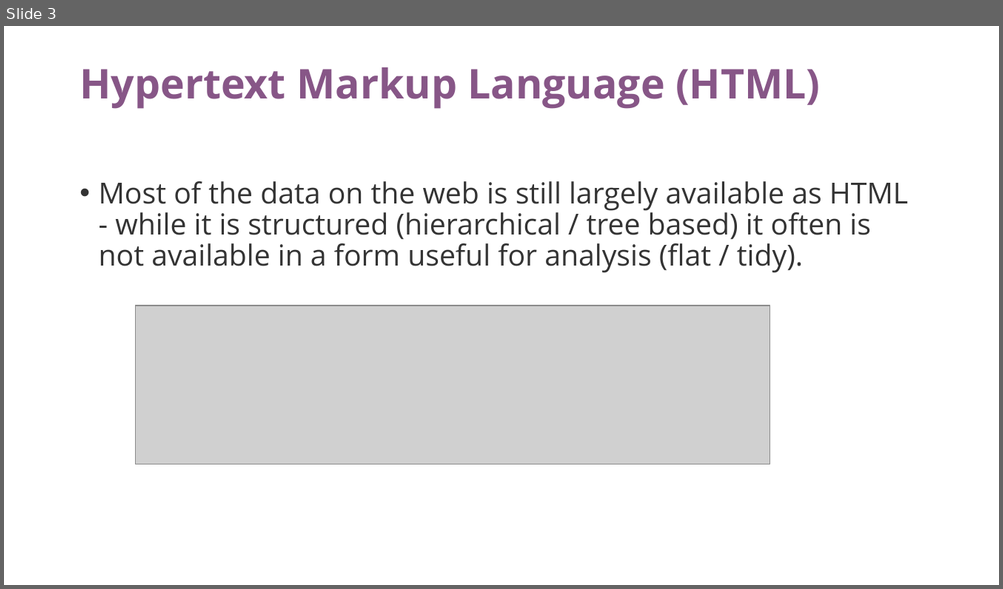
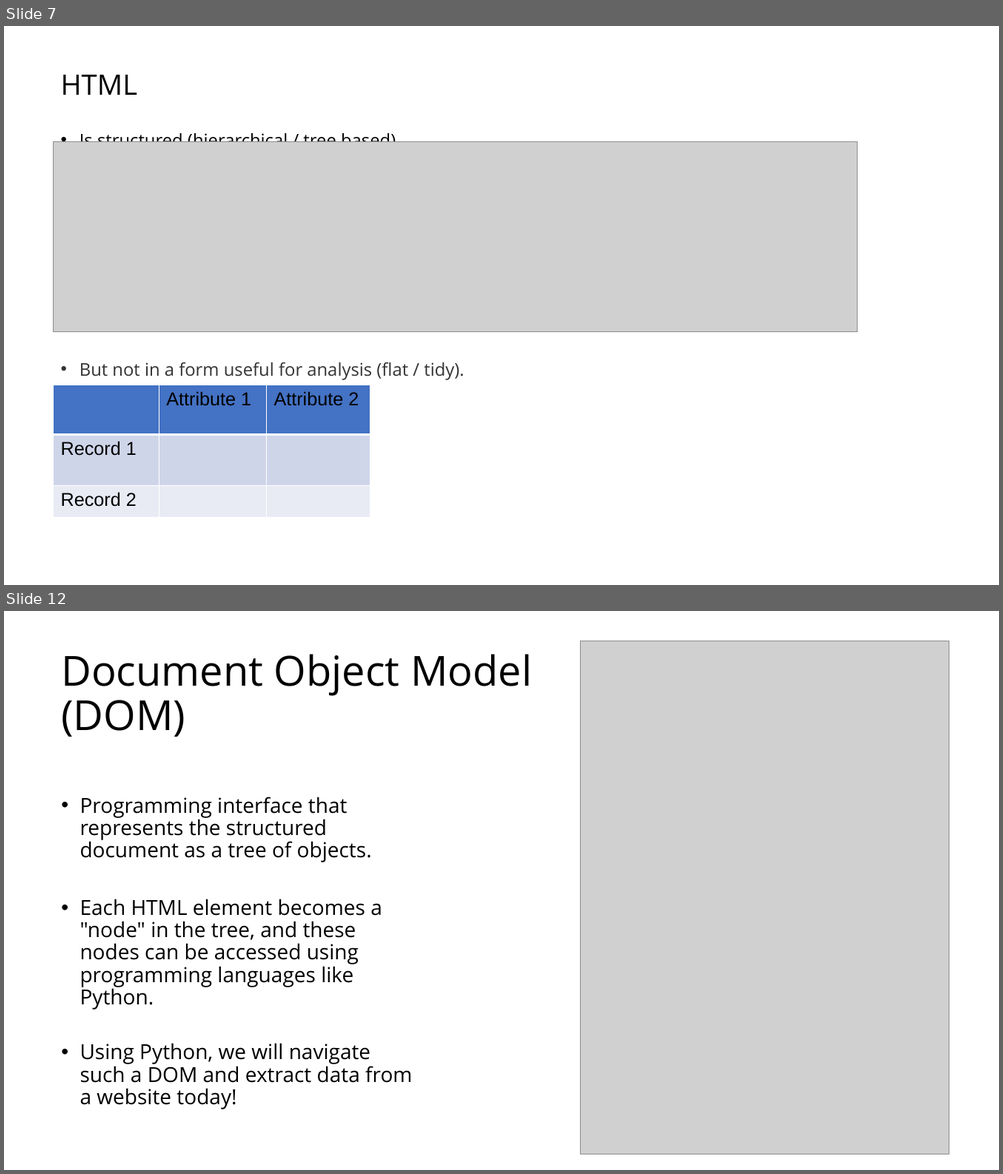
Before and after one commit to IshitaGopal/TRIADS_workshops, a slide deck: intro_to_web_scraping/intro_web_scraping_python.pptx. Shown one above the other, each under a label of ours: slide 3 before the commit, slides 7 and 12 after it; the slides between them are not shown. The pictures are 1003x589 and 1003x1174 pixels, drawn with LibreOffice and Linux fonts; fonts in the diff are those of the drawing; grey boxes stand for pictures. Boxes give left, top, right and bottom in pixels: in the first picture for what was removed or moved away, otherwise in the second. Text is boxed around its words. In the diff, an @@ line names an element or a change of style, - is before the commit and + after.

```diff
--- a/intro_to_web_scraping/intro_web_scraping_python.pptx
+++ b/intro_to_web_scraping/intro_web_scraping_python.pptx
@@ slide 12 added at <box>4,611,999,1170</box>, background #FFFFFF @@
@@ title added at <box>61,654,532,737</box>, 40 pt, text #000000 @@
+Document Object Model
+(DOM)
@@ picture added at <box>580,641,948,1155</box> @@
@@ text added at <box>80,797,412,1110</box>, 20 pt, text #000000 @@
+• Programming interface that represents the structured document as a tree of objects.
+• Each HTML element becomes a "node" in the tree, and these nodes can be accessed using programming languages like Python.
+• Using Python, we will navigate such a DOM and extract data from a website today!
@@ what was slide 3 is now slide 7 @@
@@ slide 7 changed as well @@
@@ title removed at <box>79,67,819,109</box> @@
-Hypertext Markup Language (HTML)
@@ text at <box>61,74,464,380</box>: text changed; size 28 to 17 pt @@
-• Most of the data on the web is still largely available as HTML - while it is structured (hierarchical / tree based) it often is not available in a form useful for analysis (flat / tidy).
+HTML
+• Is structured (hierarchical / tree based)
+• But not in a form useful for analysis (flat / tidy).
@@ picture: place and size @@
-picture at <box>135,306,769,465</box>
+picture at <box>54,141,856,332</box>
@@ table added at <box>54,386,370,520</box>, 3 rows, 3 columns @@
+ | Attribute 1 | Attribute 2
+Record 1 |  | 
+Record 2 |  | 
```
Also in this commit, not shown: 3 other slides changed, 9 other slides added, 3 slides removed, 26 other files.
